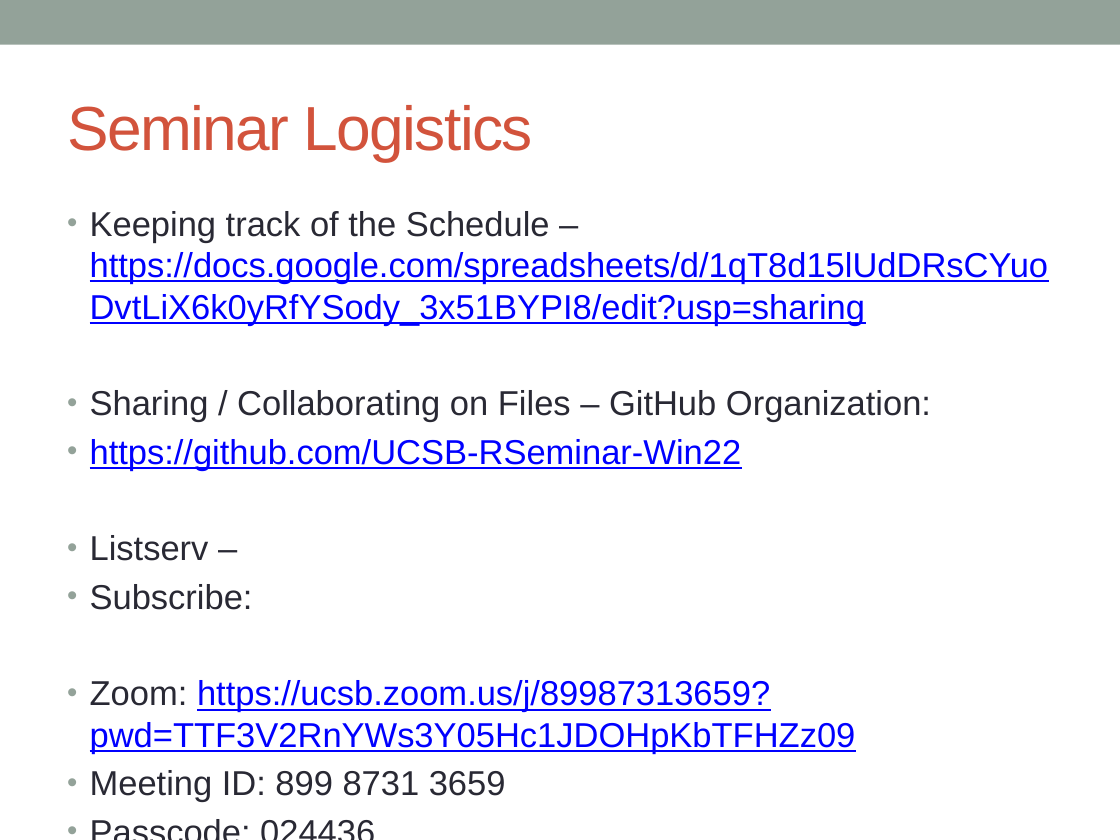
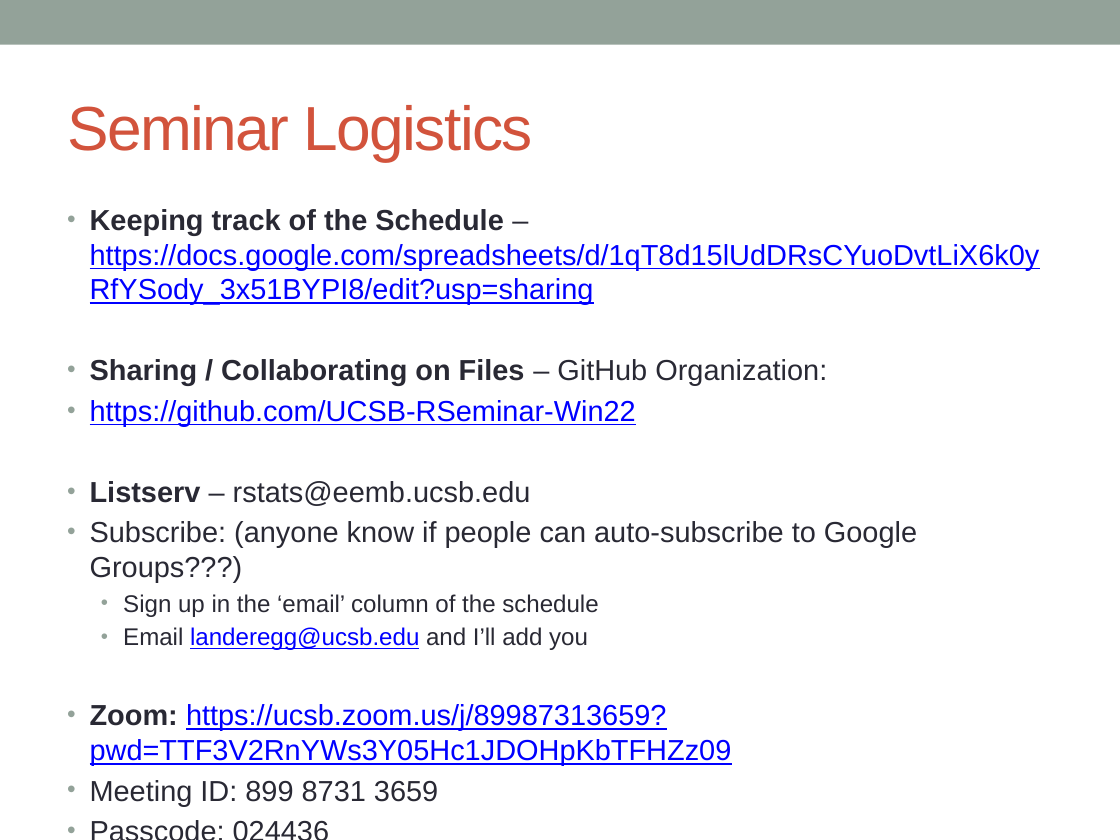
Before and after one commit to patrickagreen/Wk1_Intro_RSeminar_W2022, a slide deck: slide 6 of Week1_Introduction.pptx. Drawn at 1120x840 pixels with LibreOffice and Linux fonts; fonts in the diff are those of the drawing. Boxes give left, top, right and bottom in pixels: in the first picture for what was removed or moved away, otherwise in the second. Text is boxed around its words. In the diff, an @@ line names an element or a change of style, - is before the commit and + after.

Commit message:
updated slides

```diff
--- a/Week1_Introduction.pptx
+++ b/Week1_Introduction.pptx
@@ text at (90,209,1040,806): size 22.2 to 18.6 pt in "Keeping track of the Schedule – https://docs.google.com/spre ...", "Sharing / Collaborating on Files – GitHub ...", "https://github.com/UCSB-RSeminar-Win22", "Zoom: https://ucsb.zoom.us/j/89987313659?pwd=TTF3V2RnYWs3Y05 ..." and 2 more places; bold on in "Keeping track of the Schedule", "Sharing / Collaborating on Files", "Zoom:" @@
@@ text at (90,481,917,650): text changed; size 22.2 to 18.6 pt @@
-• Listserv –
-• Subscribe:
+• Listserv – rstats@eemb.ucsb.edu
+• Subscribe: (anyone know if people can auto-subscribe to Google Groups???)
+  • Sign up in the ‘email’ column of the schedule
+  • Email landeregg@ucsb.edu and I’ll add you
```
Also in this commit, not shown: 4 slides added.
